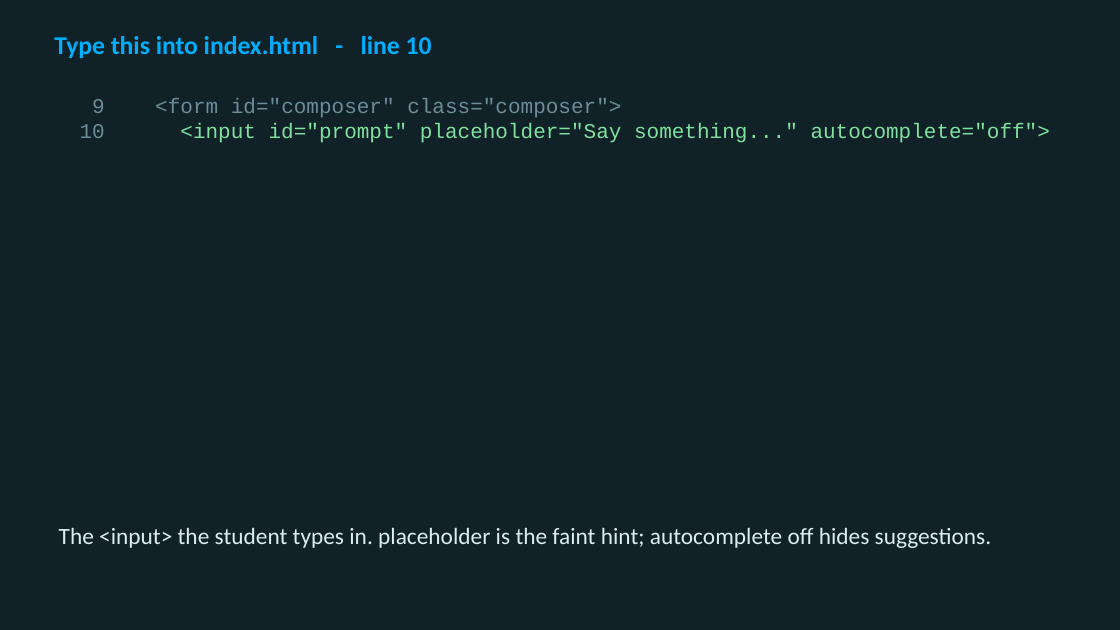
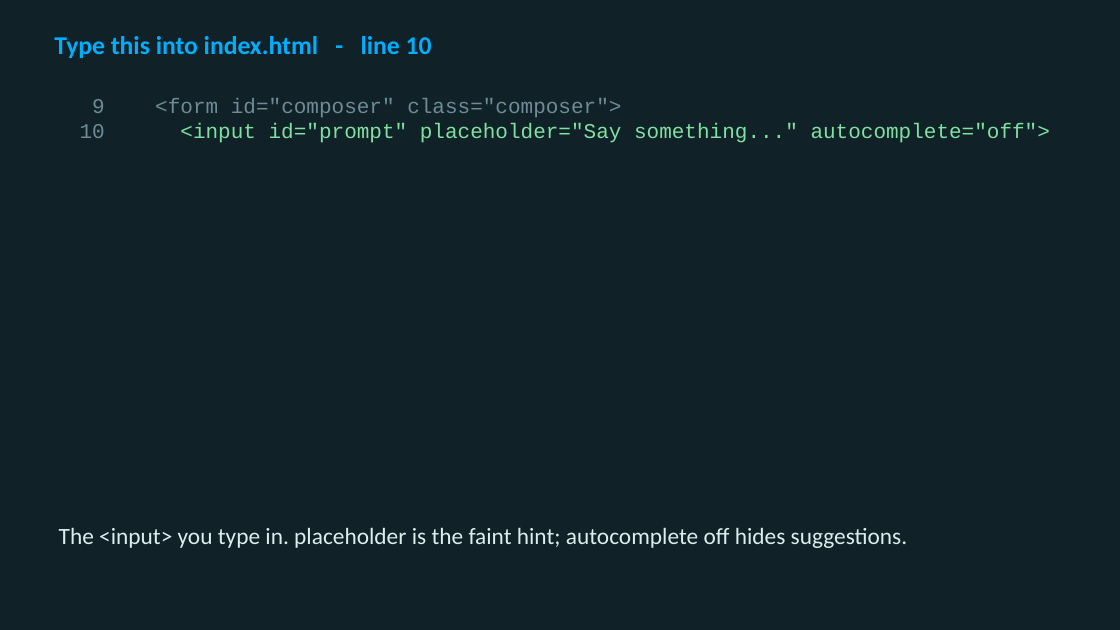
Before and after one commit to utgapps/utgapps.github.io, a slide deck: slide 22 of ai101/slides/week-01.pptx. Drawn at 1120x630 pixels with LibreOffice and Linux fonts; fonts in the diff are those of the drawing. Boxes give left, top, right and bottom in pixels: in the first picture for what was removed or moved away, otherwise in the second. Text is boxed around its words. In the diff, an @@ line names an element or a change of style, - is before the commit and + after.

```diff
--- a/ai101/slides/week-01.pptx
+++ b/ai101/slides/week-01.pptx
@@ text at bbox=[59, 527, 908, 548]: text changed @@
-The <input> the student types in. placeholder is the faint hint; autocomplete off hides suggestions.
+The <input> you type in. placeholder is the faint hint; autocomplete off hides suggestions.
```
Also in this commit, not shown: 2 other slides changed, 19 other files.
